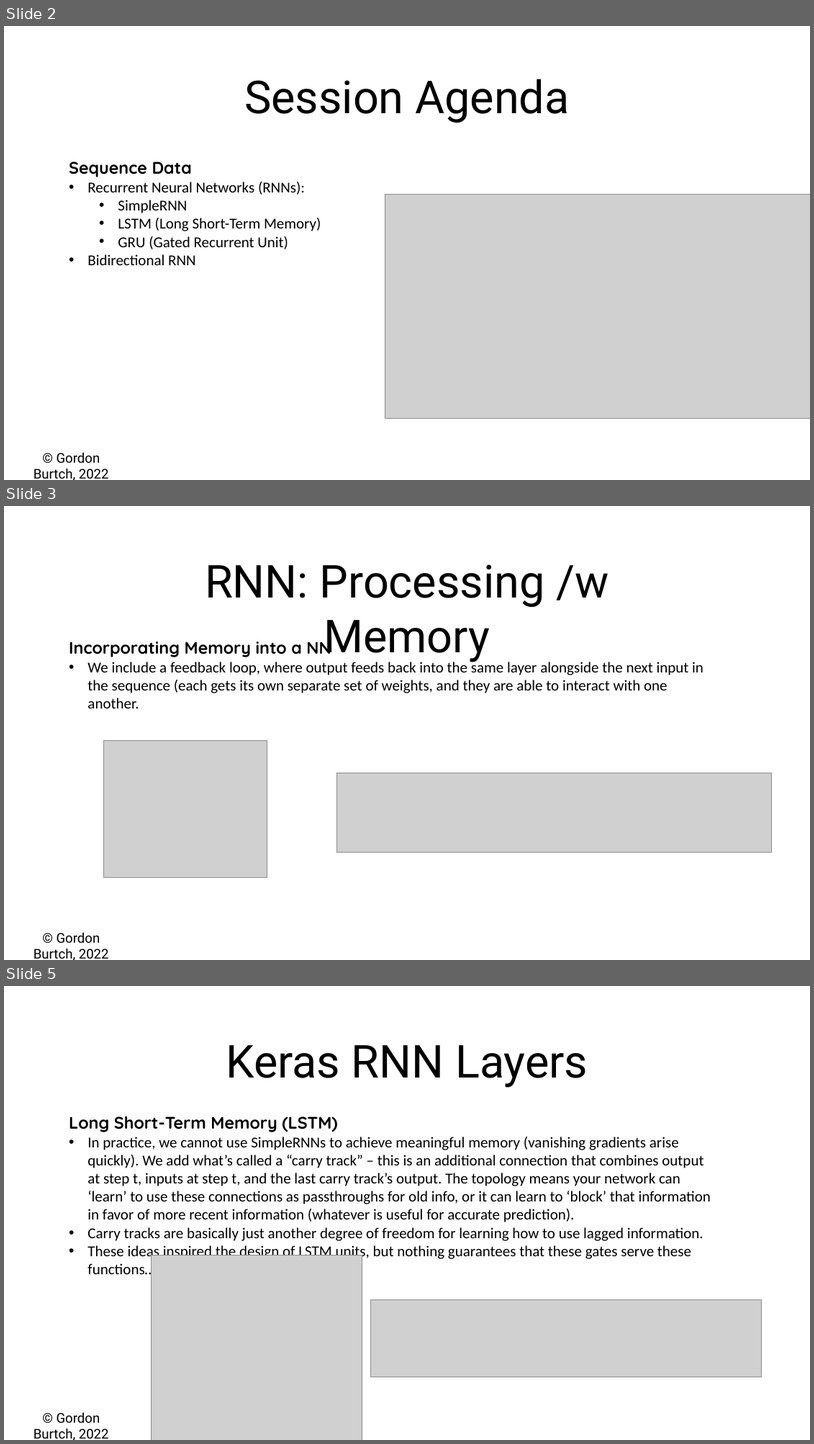
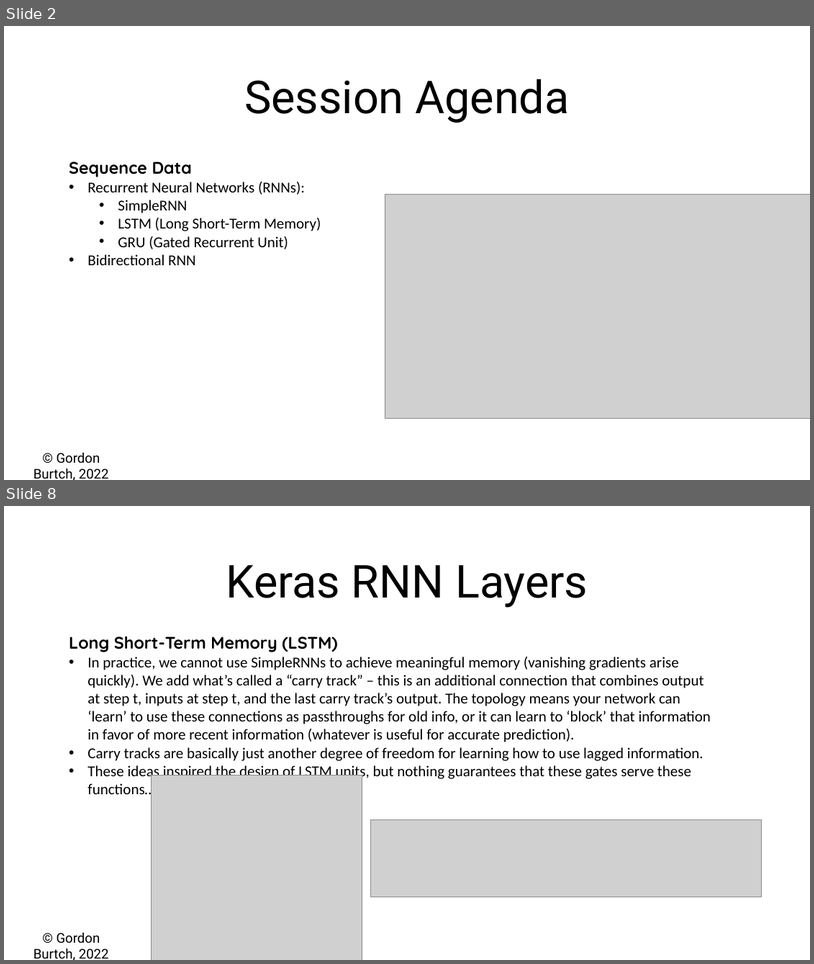
Before and after one commit to gburtch/NYU---ModernAI, a slide deck: Session 6/06a - Intro to RNNs.pptx. Shown one above the other, each under a label of ours: slides 2, 3 and 5 before the commit, slides 2 and 8 after it; the slides between them are not shown. The pictures are 814x1444 and 814x964 pixels, drawn with LibreOffice and Linux fonts; fonts in the diff are those of the drawing; grey boxes stand for pictures. Boxes give left, top, right and bottom in pixels: in the first picture for what was removed or moved away, otherwise in the second. Text is boxed around its words. In the diff, an @@ line names an element or a change of style, - is before the commit and + after.

```diff
--- a/Session 6/06a - Intro to RNNs.pptx
+++ b/Session 6/06a - Intro to RNNs.pptx
@@ slide 3 removed at [4,506,810,960], background #FFFFFF; not listed: 1 template element that a slide beside it also shows @@
@@ text removed at [205,564,609,663] @@
-RNN: Processing /w Memory
@@ text removed at [69,636,704,708] @@
-Incorporating Memory into a NN
-• We include a feedback loop, where output feeds back into the same layer alongside the next input in the sequence (each gets its own separate set of weights, and they are able to interact with one another.
@@ picture removed at [104,740,267,877] @@
@@ picture removed at [337,773,772,852] @@
@@ what was slide 5 is now slide 8 @@
```
Also in this commit, not shown: 5 slides changed, 8 slides added, 1 other slide removed, 11 other files.
